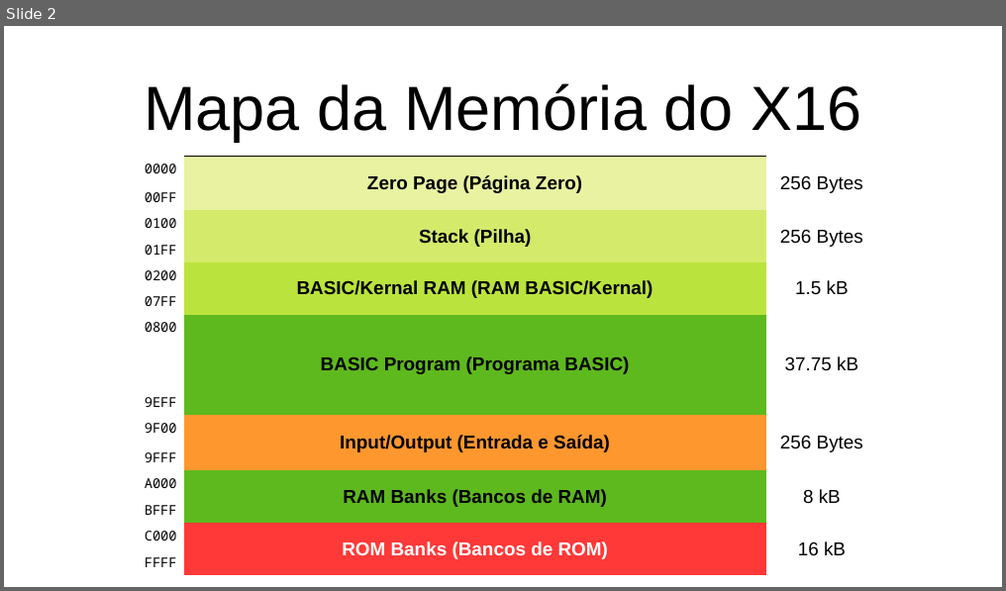
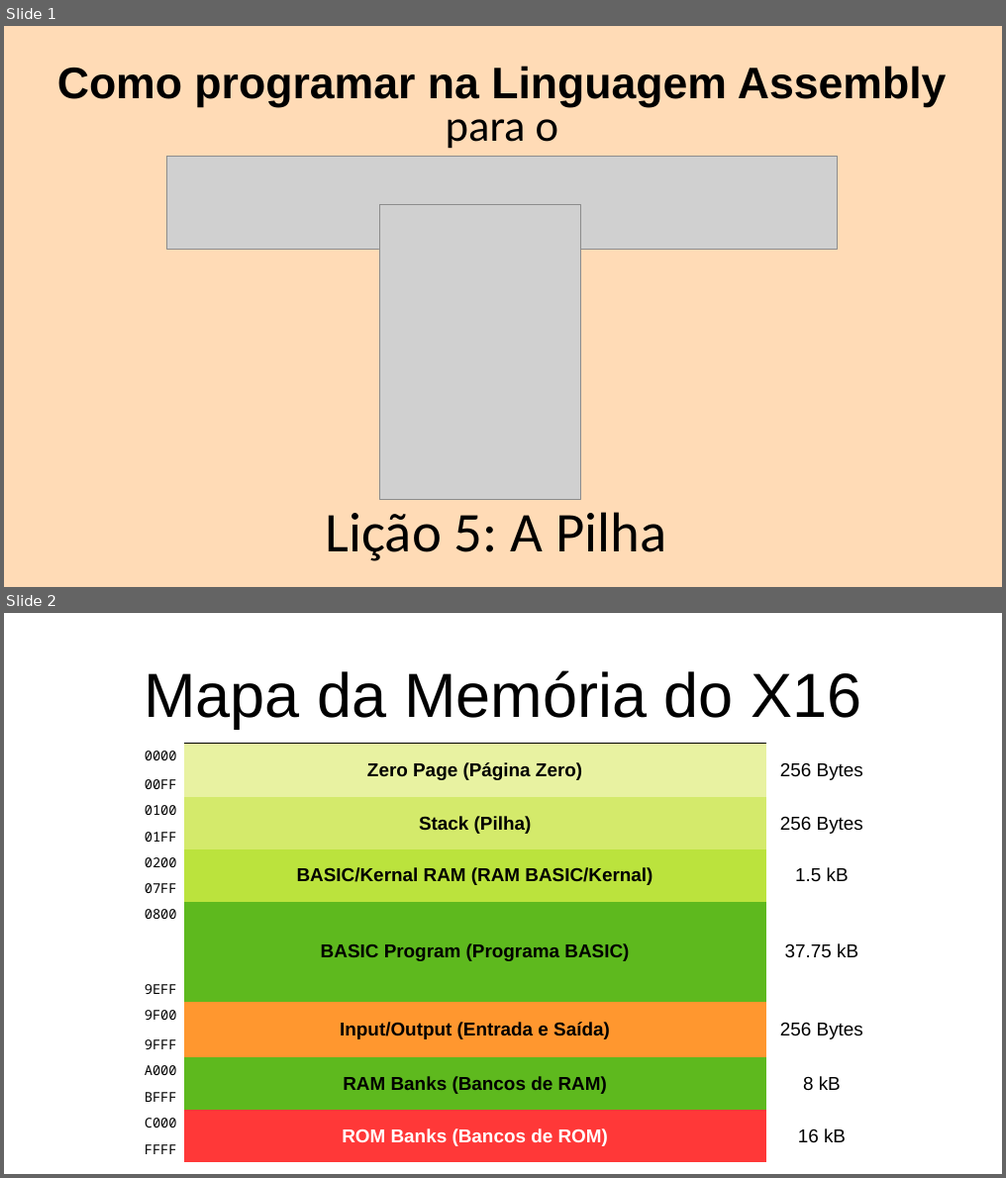
Before and after one commit to cwagnersc/x16-assembly-tutorial, a slide deck: Lesson5/Lesson5.odp. Shown one above the other, each under a label of ours: slide 2 before the commit, slides 1 and 2 after it. The pictures are 1006x591 and 1006x1178 pixels, drawn with LibreOffice and Linux fonts; fonts in the diff are those of the drawing; grey boxes stand for pictures. Boxes give left, top, right and bottom in pixels: in the first picture for what was removed or moved away, otherwise in the second. Text is boxed around its words. In the diff, an @@ line names an element or a change of style, - is before the commit and + after.

```diff
--- a/Lesson5/Lesson5.odp
+++ b/Lesson5/Lesson5.odp
@@ slide 1 added at bbox=[4, 26, 1002, 587], background #FFDBB6 @@
@@ title added at bbox=[57, 66, 946, 149], 42.5 pt, text #000000, bold @@
+Como programar na Linguagem Assembly
+para o
@@ picture added at bbox=[167, 157, 838, 249] @@
@@ picture added at bbox=[379, 205, 580, 500] @@
@@ subtitle added at bbox=[326, 512, 666, 562], 54 pt, text #000000 @@
+Lição 5: A Pilha
```
Also in this commit, not shown: 1 slide removed, 2 other files.
